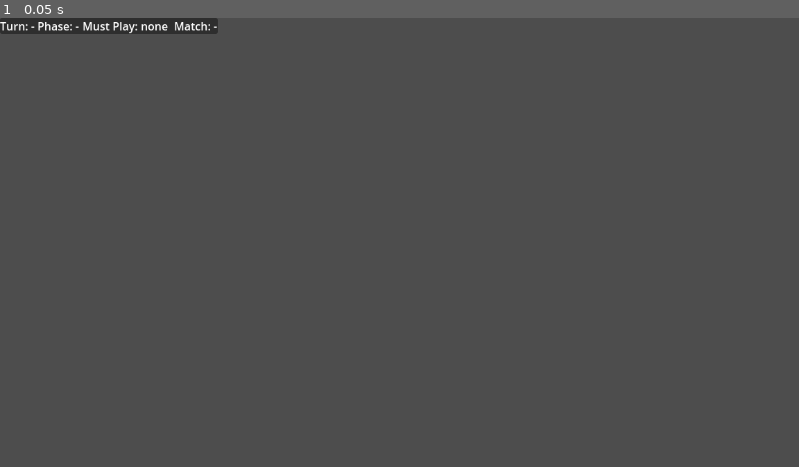
Above: before the commit, frame 1.
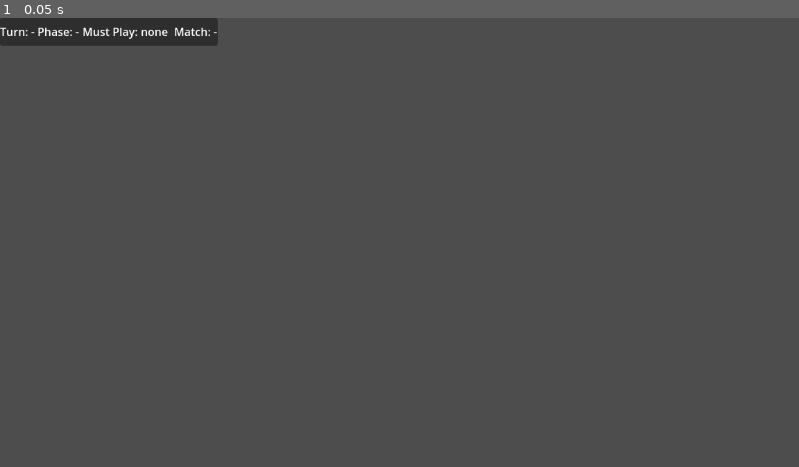
Above: after the commit, the same moment.

Repository: MackWessels/rummy-500-godot
Game: Godot game, scene res://scenes/RummyDebugTable.tscn
Same seed, same stepped clock (60 frames per second), same inputs: the game is played once before the commit and once after it. This scene is started directly instead of the project's main scene.
Inputs:
- Up to frame 1 (0.05 s): no input

The runs differ from the first frame. In frame 1, 1.1% of the frame differs, in the area x 0-28%, y 0-7%.

Commit message:
Update RummyDebugTable.tscn

Diff:
--- a/godot/scenes/RummyDebugTable.tscn
+++ b/godot/scenes/RummyDebugTable.tscn
@@ -16,6 +16,7 @@
 layout_mode = 2
 
 [node name="TopBar" type="PanelContainer" parent="MarginContainer/VBoxContainer"]
+custom_minimum_size = Vector2(0, 40)
 layout_mode = 2
 
 [node name="HBoxContainer" type="HBoxContainer" parent="MarginContainer/VBoxContainer/TopBar"]
Not shown: 1 places in godot/scenes/RummyDebugTable.tscn that only renumber resources
